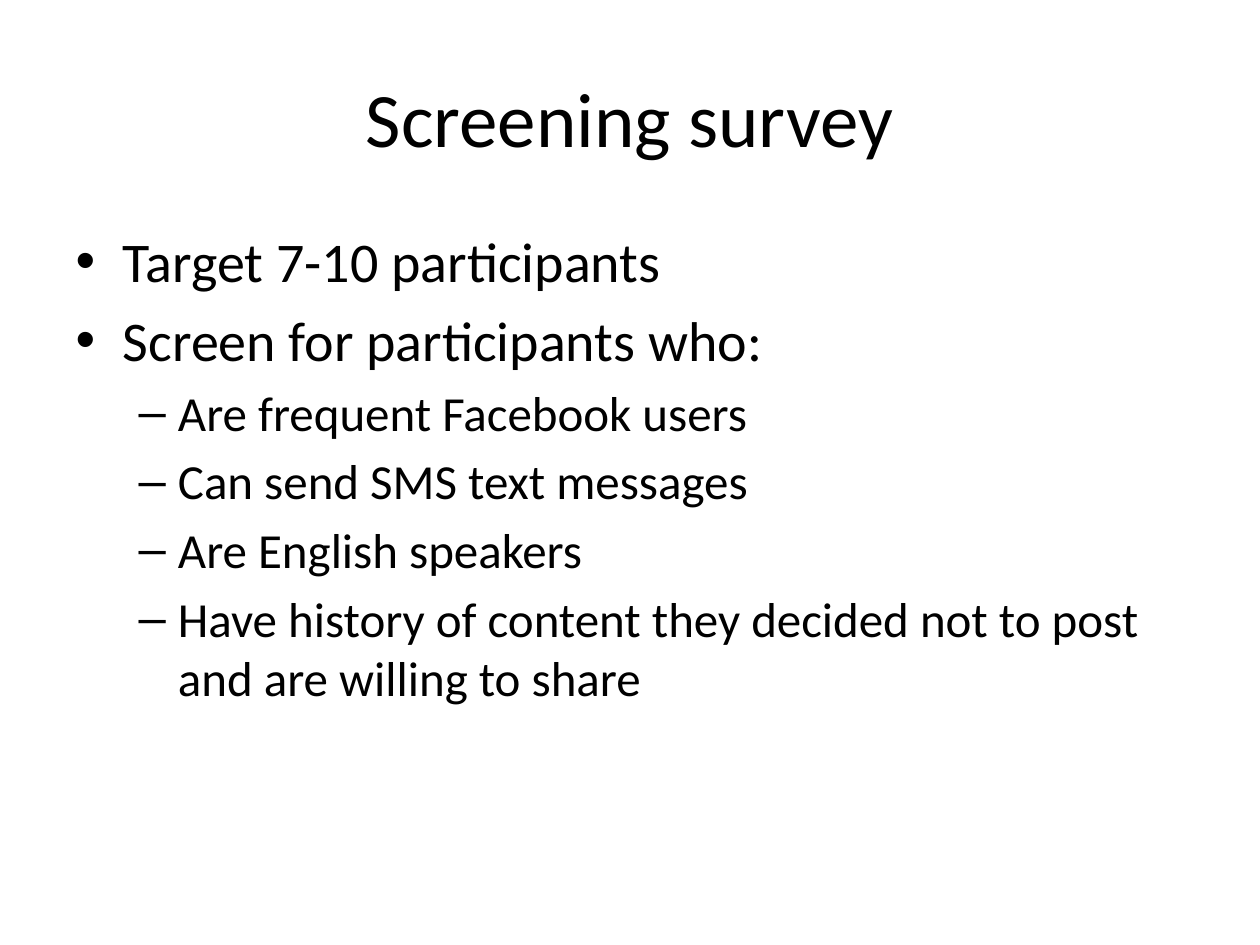
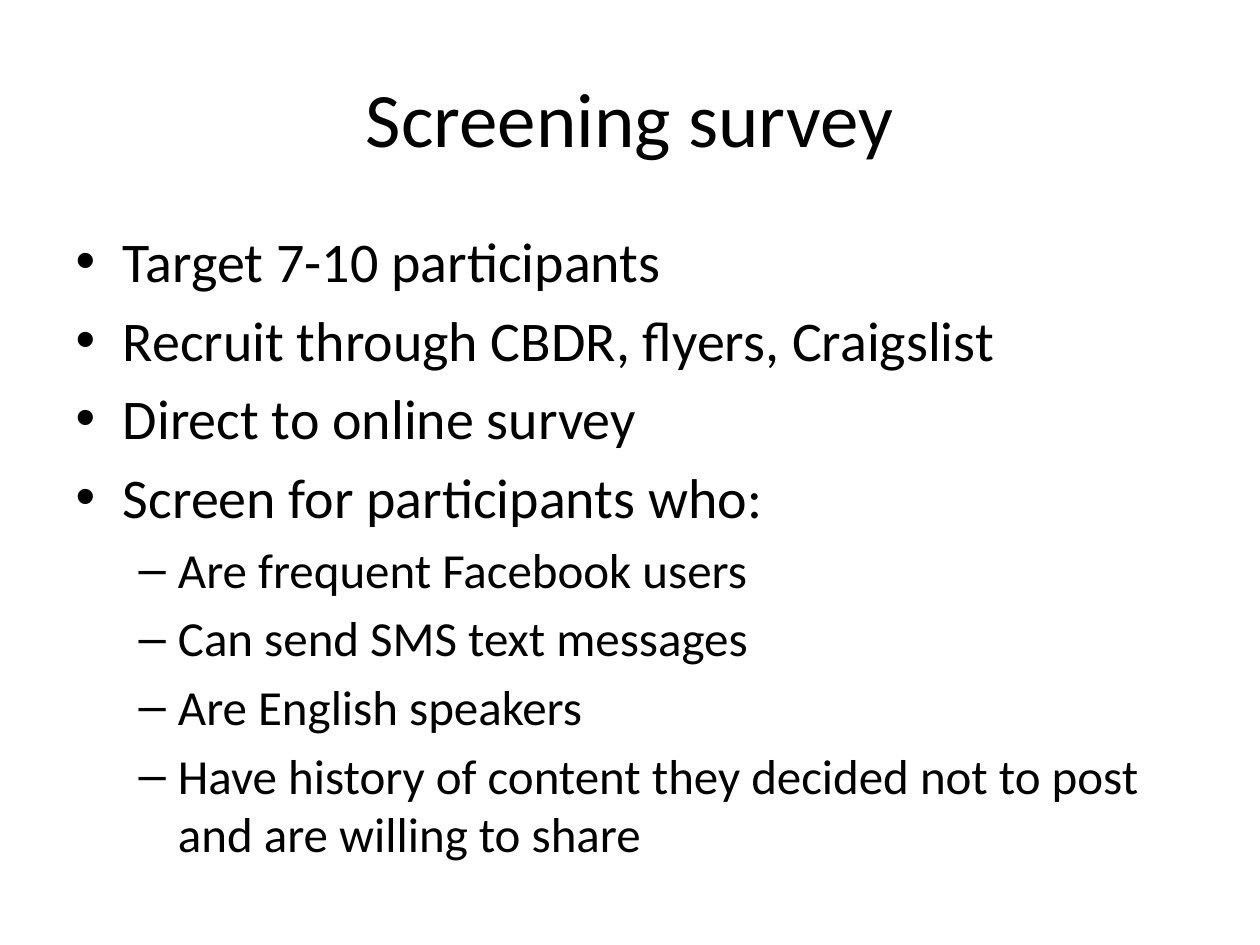
Before and after one commit to scyrusk/UPSFacebookFriendGrouping, a slide deck: slide 5 of ProgressReport/20111101ProgRepPresv1.pptx. Drawn at 1260x945 pixels with LibreOffice and Linux fonts; fonts in the diff are those of the drawing. Boxes give left, top, right and bottom in pixels: in the first picture for what was removed or moved away, otherwise in the second. Text is boxed around its words. In the diff, an @@ line names an element or a change of style, - is before the commit and + after.

```diff
--- a/ProgressReport/20111101ProgRepPresv1.pptx
+++ b/ProgressReport/20111101ProgRepPresv1.pptx
@@ text at (x1=123, y1=322, x2=994, y2=448): paragraphs added @@
+• Recruit through CBDR, flyers, Craigslist
+• Direct to online survey
```
Also in this commit, not shown: 4 other slides changed, 2 slides added, 1 slide removed.
